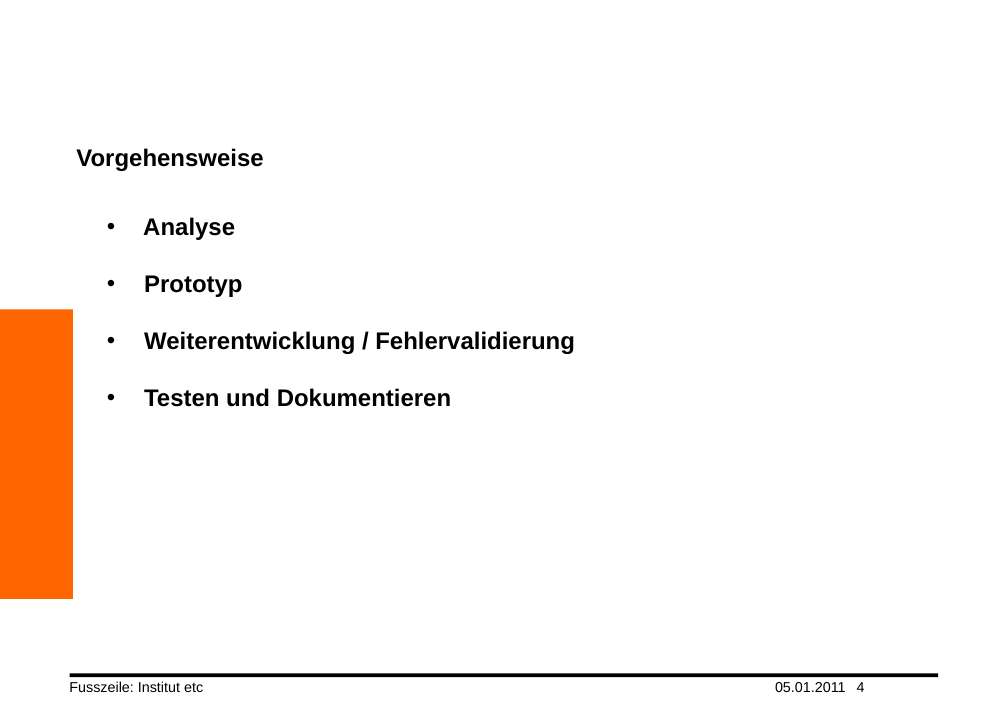
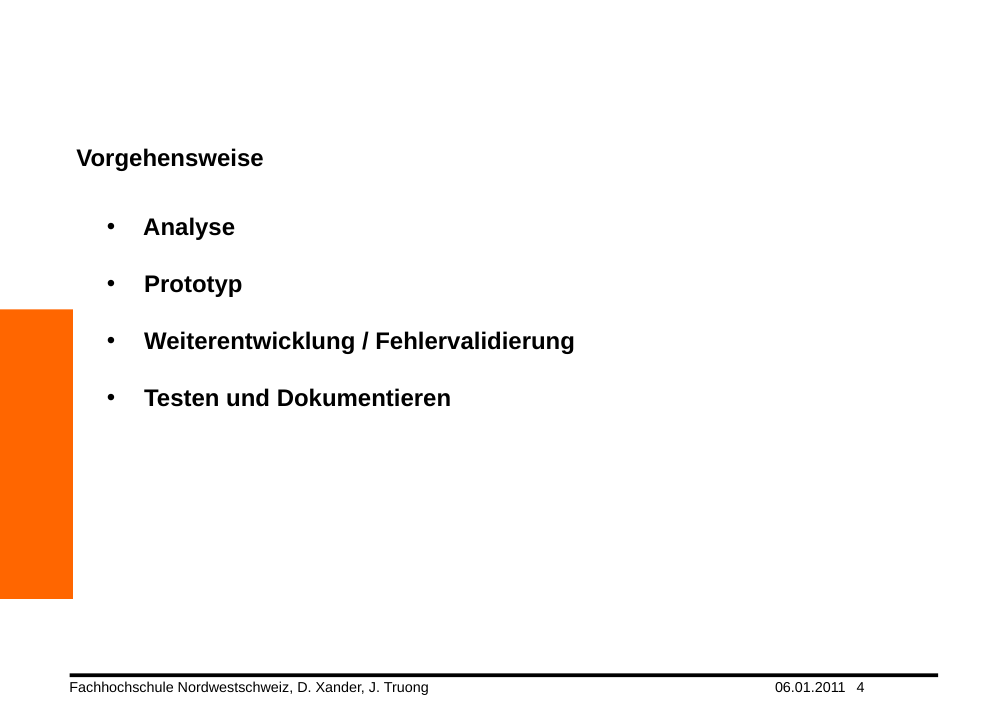
Before and after one commit to yuai/newtonscheaxiom, a slide deck: slide 4 of wiki/truong_xander.pptx. Drawn at 1008x713 pixels with LibreOffice and Linux fonts; fonts in the diff are those of the drawing; background and template pictures are left out. Boxes give left, top, right and bottom in pixels: in the first picture for what was removed or moved away, otherwise in the second. Text is boxed around its words. In the diff, an @@ line names an element or a change of style, - is before the commit and + after.

```diff
--- a/wiki/truong_xander.pptx
+++ b/wiki/truong_xander.pptx
@@ text at [69,681,429,695]: text changed @@
-Fusszeile: Institut etc
+Fachhochschule Nordwestschweiz, D. Xander, J. Truong
@@ text at [775,682,846,692]: text changed @@
-05.01.2011
+06.01.2011
```
Also in this commit, not shown: 9 other slides changed.
